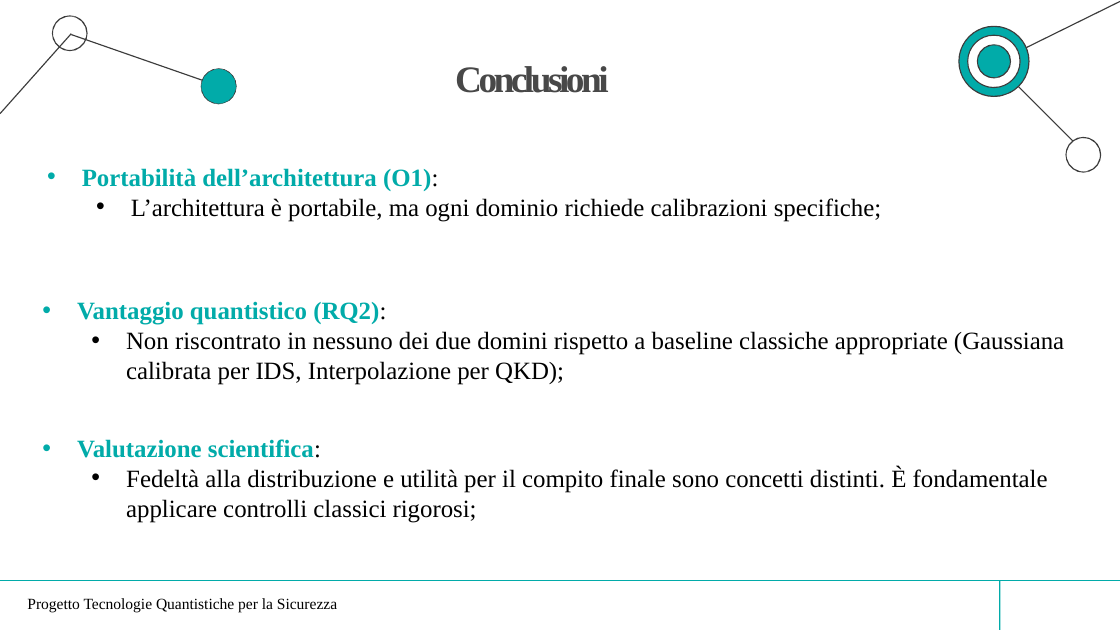
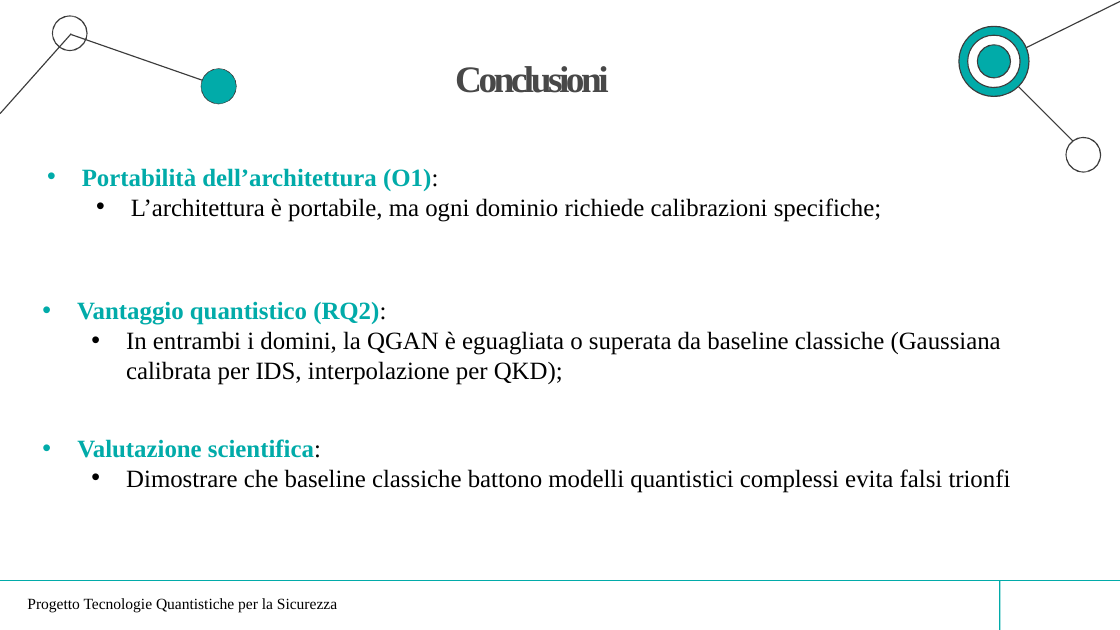
Before and after one commit to nf0101/qgan-qber, a slide deck: slide 14 of docs/presentazione.pptx (slide 10 before the commit). Drawn at 1120x630 pixels with LibreOffice and Linux fonts; fonts in the diff are those of the drawing; background and template pictures are left out. Boxes give left, top, right and bottom in pixels: in the first picture for what was removed or moved away, otherwise in the second. Text is boxed around its words. In the diff, an @@ line names an element or a change of style, - is before the commit and + after.

```diff
--- a/docs/presentazione.pptx
+++ b/docs/presentazione.pptx
@@ text at (126,331,1001,385): text changed @@
-  • Non riscontrato in nessuno dei due domini rispetto a baseline classiche appropriate (Gaussiana calibrata per IDS, Interpolazione per QKD);
+  • In entrambi i domini, la QGAN è eguagliata o superata da baseline classiche (Gaussiana calibrata per IDS, interpolazione per QKD);
@@ text at (126,469,1011,493): text changed @@
-  • Fedeltà alla distribuzione e utilità per il compito finale sono concetti distinti. È fondamentale applicare controlli classici rigorosi;
+  • Dimostrare che baseline classiche battono modelli quantistici complessi evita falsi trionfi
```
Also in this commit, not shown: 3 other slides changed, 5 slides added, 1 slide removed, 1 other file.
